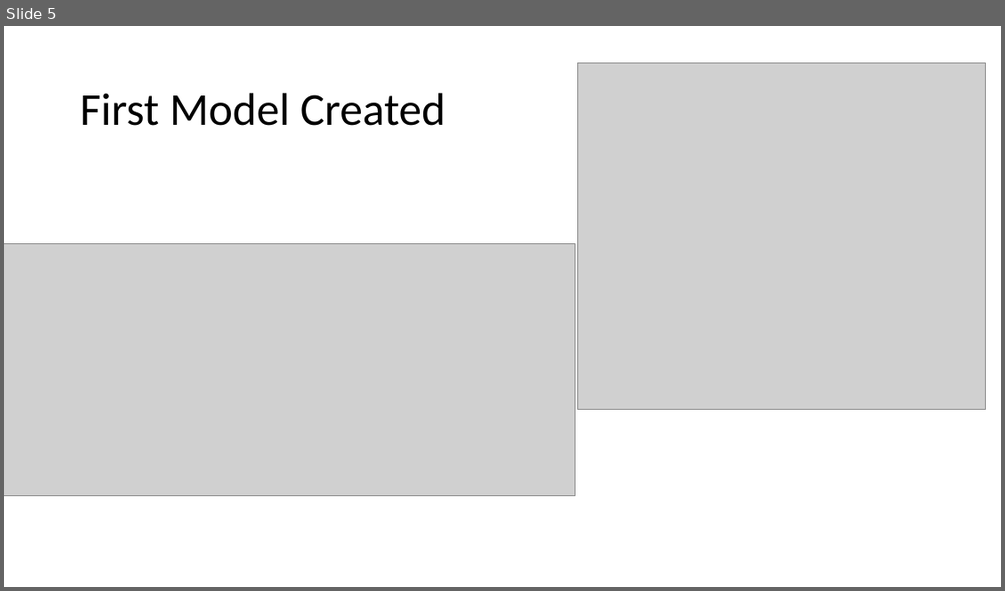
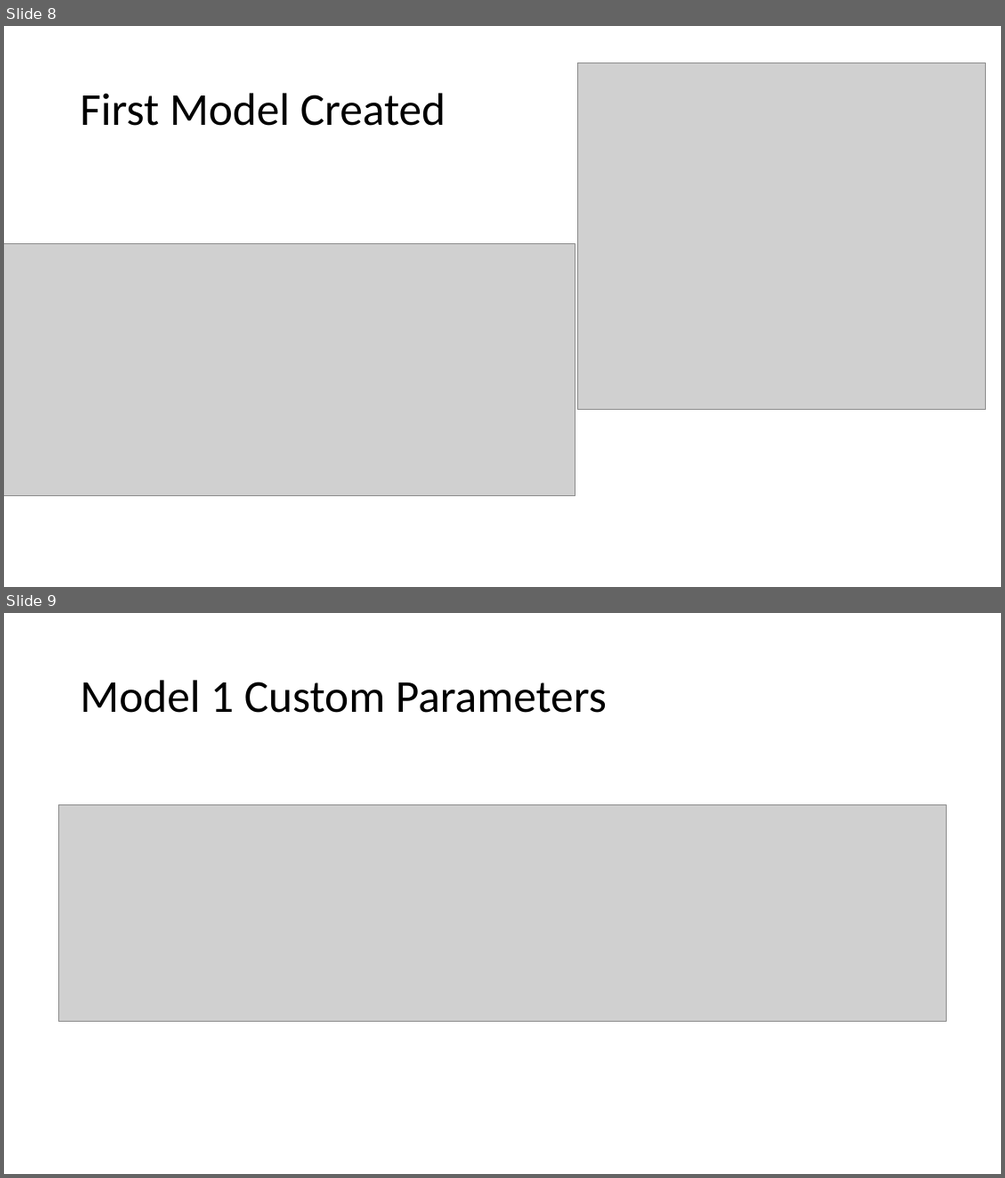
Before and after one commit to kaiGithub-ctrl/fmu-investigation, a slide deck: docs/research-presentation-12-01-23.pptx. Shown one above the other, each under a label of ours: slide 5 before the commit, slides 8 and 9 after it. The pictures are 1005x591 and 1005x1178 pixels, drawn with LibreOffice and Linux fonts; fonts in the diff are those of the drawing; grey boxes stand for pictures. Boxes give left, top, right and bottom in pixels: in the first picture for what was removed or moved away, otherwise in the second. Text is boxed around its words. In the diff, an @@ line names an element or a change of style, - is before the commit and + after.

Commit message:
varies physical parameters w/ time

```diff
--- a/docs/research-presentation-12-01-23.pptx
+++ b/docs/research-presentation-12-01-23.pptx
@@ slide 9 added at box(4, 613, 1001, 1174), background #FFFFFF @@
@@ title added at box(80, 680, 607, 713), 44 pt, text #000000 @@
+Model 1 Custom Parameters
@@ picture added at box(58, 804, 946, 1021) @@
@@ what was slide 5 is now slide 8 @@
```
Also in this commit, not shown: 4 slides changed, 9 other slides added, 9 other files.
